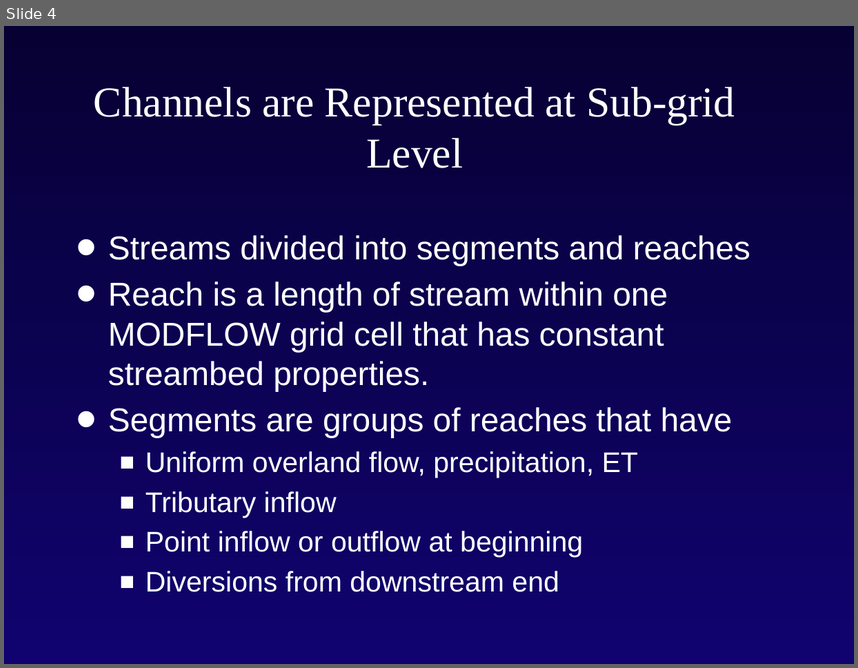
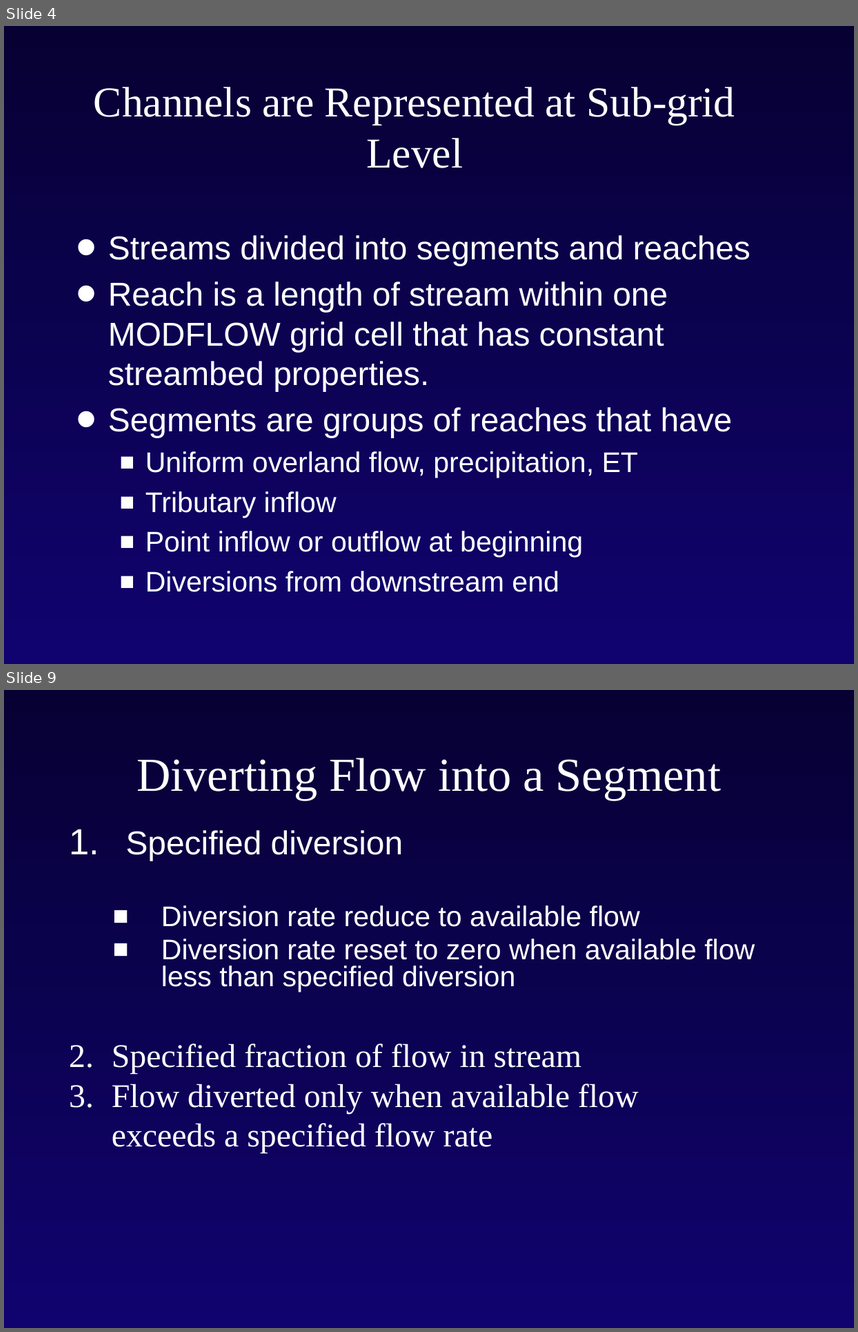
Before and after one commit to rniswon/gsflowID2447_classrepo, a slide deck: presentations/Niswonger/Intro_modflow_D.pptx. Shown one above the other, each under a label of ours: slide 4 before the commit, slides 4 and 9 after it; the slides between them are not shown. The pictures are 858x668 and 858x1332 pixels, drawn with LibreOffice and Linux fonts; fonts in the diff are those of the drawing; background and template pictures are left out. Boxes give left, top, right and bottom in pixels: in the first picture for what was removed or moved away, otherwise in the second. Text is boxed around its words. In the diff, an @@ line names an element or a change of style, - is before the commit and + after.

```diff
--- a/presentations/Niswonger/Intro_modflow_D.pptx
+++ b/presentations/Niswonger/Intro_modflow_D.pptx
@@ slide 9 added at (4, 690, 854, 1328), background gradient #070133 to #10036F @@
@@ title added at (136, 758, 721, 800), 40 pt, text #FFFFFF @@
+Diverting Flow into a Segment
@@ text added at (126, 830, 755, 992), 24 pt, text #FFFFFF @@
+1. Specified diversion
+  ▪ Diversion rate reduce to available flow
+  ▪ Diversion rate reset to zero when available flow less than specified diversion
@@ text added at (112, 1043, 639, 1153), 28 pt, text #FFFFFF @@
+2. Specified fraction of flow in stream
+3. Flow diverted only when available flow
+   exceeds a specified flow rate
```
Also in this commit, not shown: 2 slides changed, 9 other slides added.
